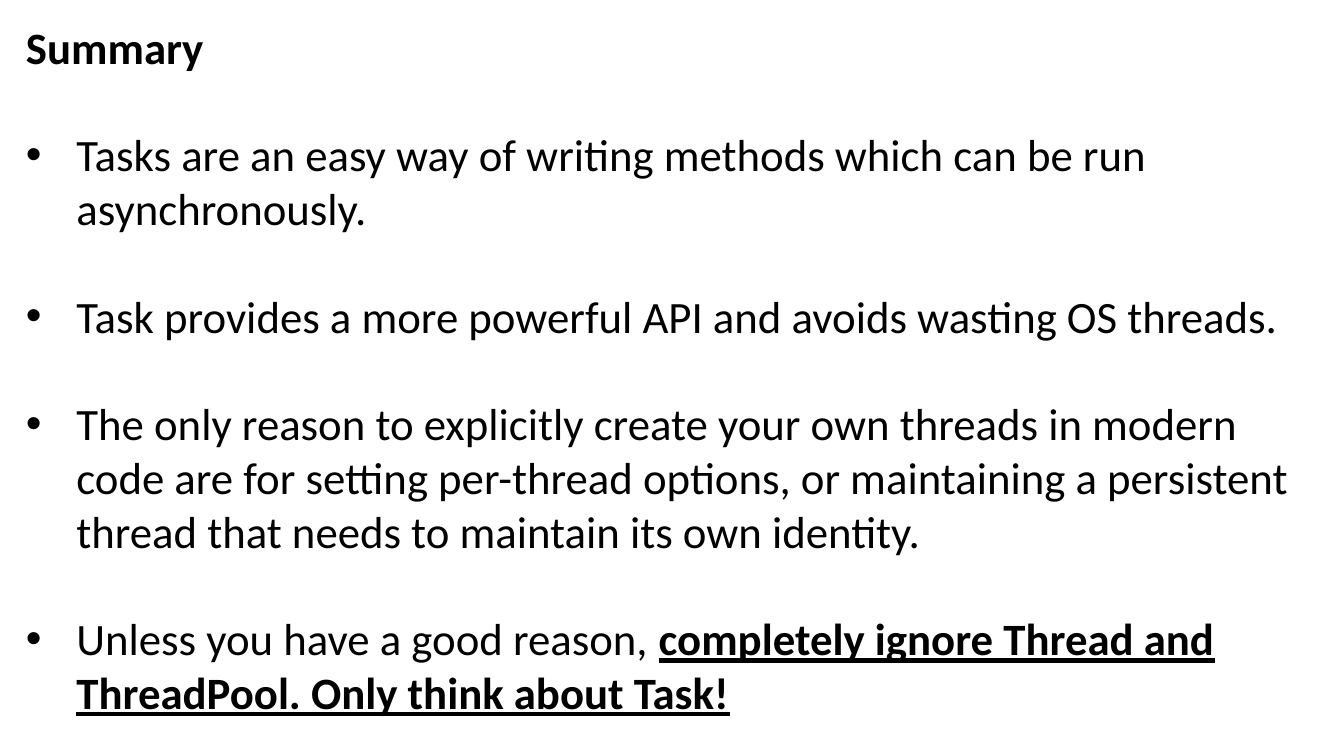
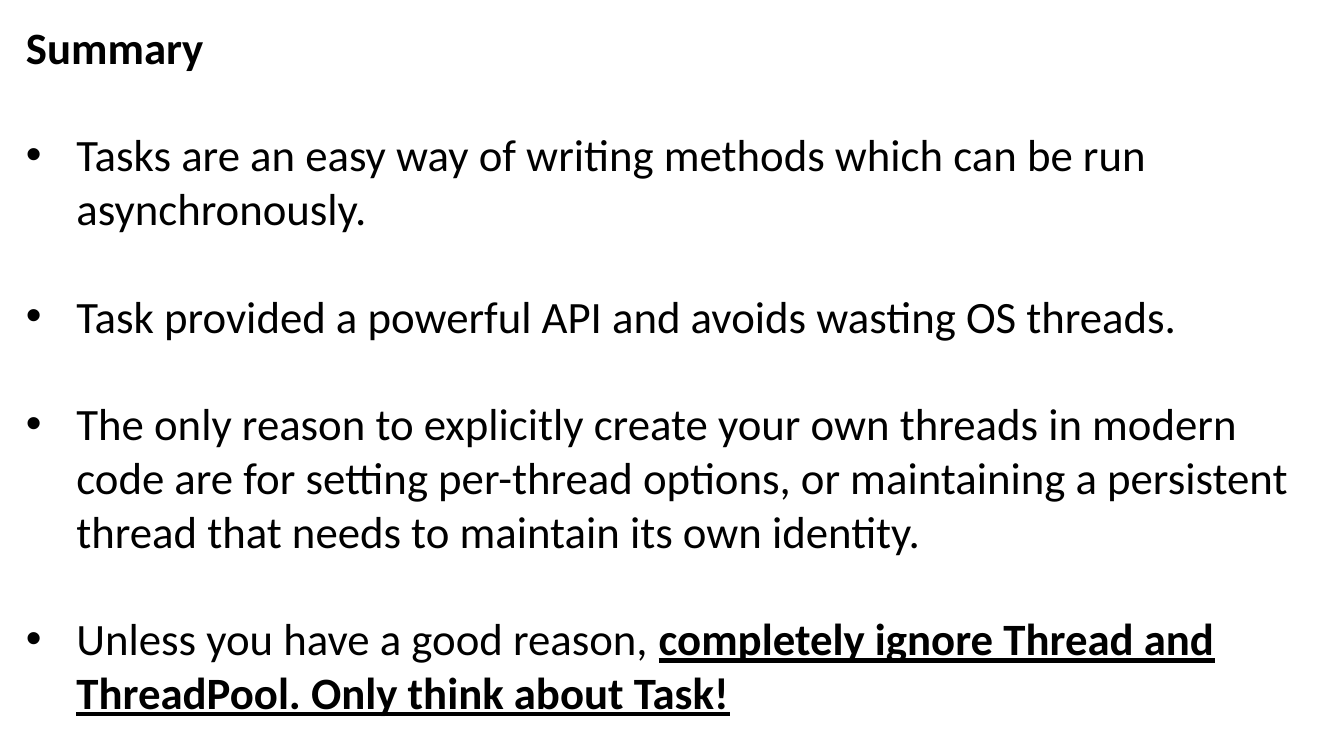
Before and after one commit to JoshKain/AsyncAwaitQuiz, a slide deck: slide 11 of Async and await presentation.pptx. Drawn at 1344x756 pixels with LibreOffice and Linux fonts; fonts in the diff are those of the drawing. Boxes give left, top, right and bottom in pixels: in the first picture for what was removed or moved away, otherwise in the second. Text is boxed around its words. In the diff, an @@ line names an element or a change of style, - is before the commit and + after.

Commit message:
Updated slides

```diff
--- a/Async and await presentation.pptx
+++ b/Async and await presentation.pptx
@@ text at <box>76,302,1176,341</box>: text changed @@
-• Task provides a more powerful API and avoids wasting OS threads.
+• Task provided a powerful API and avoids wasting OS threads.
```
